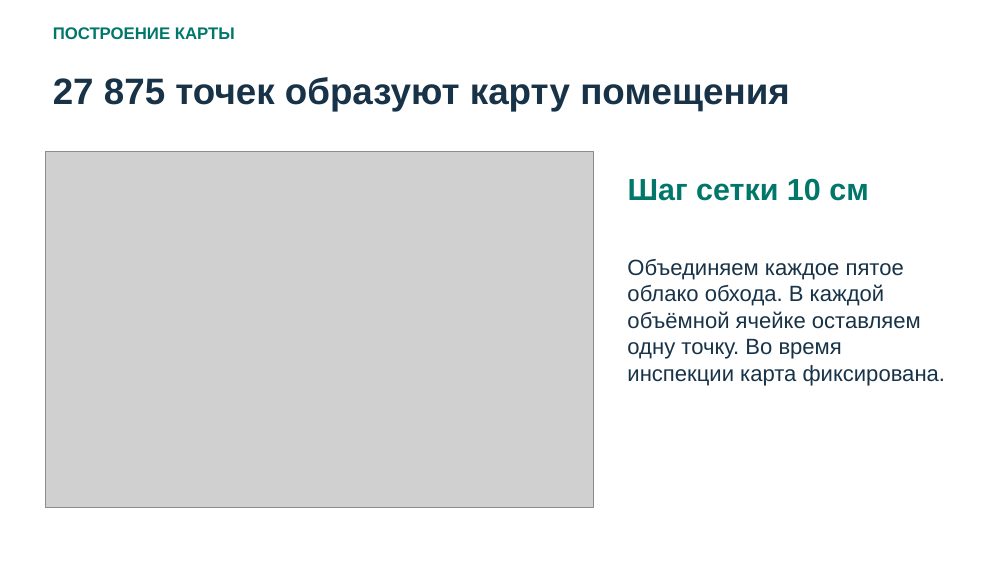
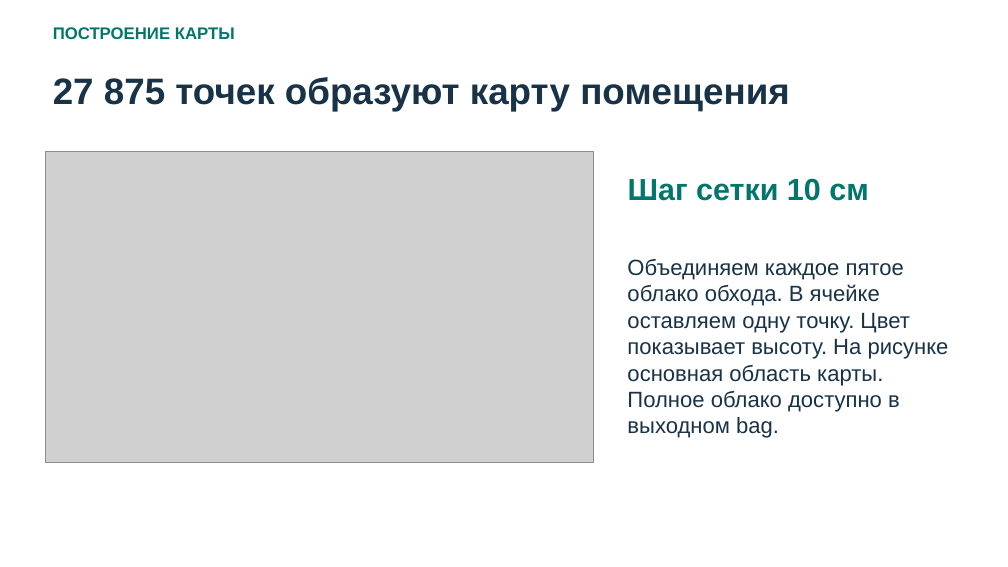
Before and after one commit to draizyyy/DogSLAM, a slide deck: slide 3 of DogSLAM-final.pptx. Drawn at 1008x567 pixels with LibreOffice and Linux fonts; fonts in the diff are those of the drawing; grey boxes stand for pictures. Boxes give left, top, right and bottom in pixels: in the first picture for what was removed or moved away, otherwise in the second. Text is boxed around its words. In the diff, an @@ line names an element or a change of style, - is before the commit and + after.

```diff
--- a/DogSLAM-final.pptx
+++ b/DogSLAM-final.pptx
@@ picture: place and size @@
-picture at (45,151,594,507)
+picture at (45,151,594,462)
@@ text at (627,259,949,438): text changed @@
-Объединяем каждое пятое облако обхода. В каждой объёмной ячейке оставляем одну точку. Во время инспекции карта фиксирована.
+Объединяем каждое пятое облако обхода. В ячейке оставляем одну точку. Цвет показывает высоту. На рисунке основная область карты. Полное облако доступно в выходном bag.
```
Also in this commit, not shown: 1 other slide changed, 1 slide added, 1 slide removed, 4 other files.
